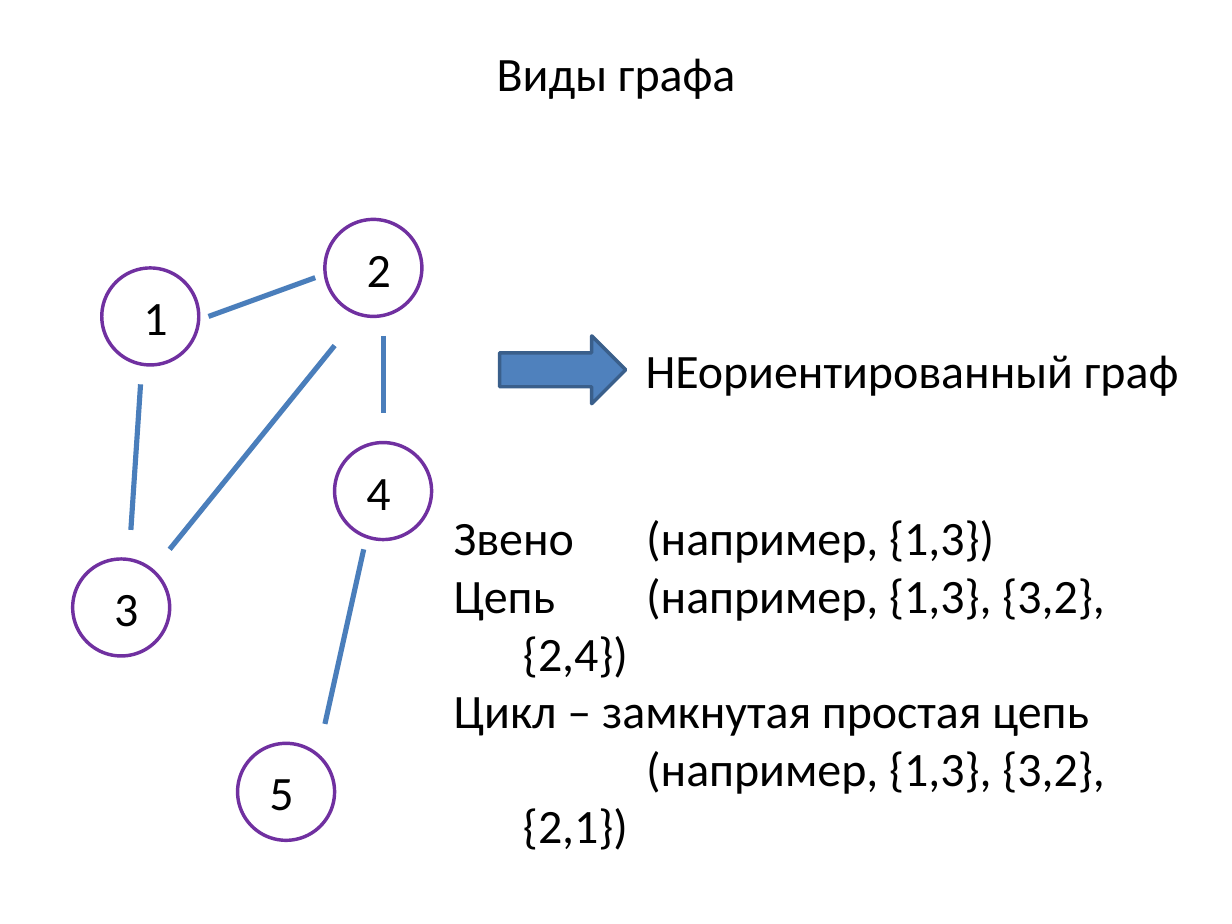
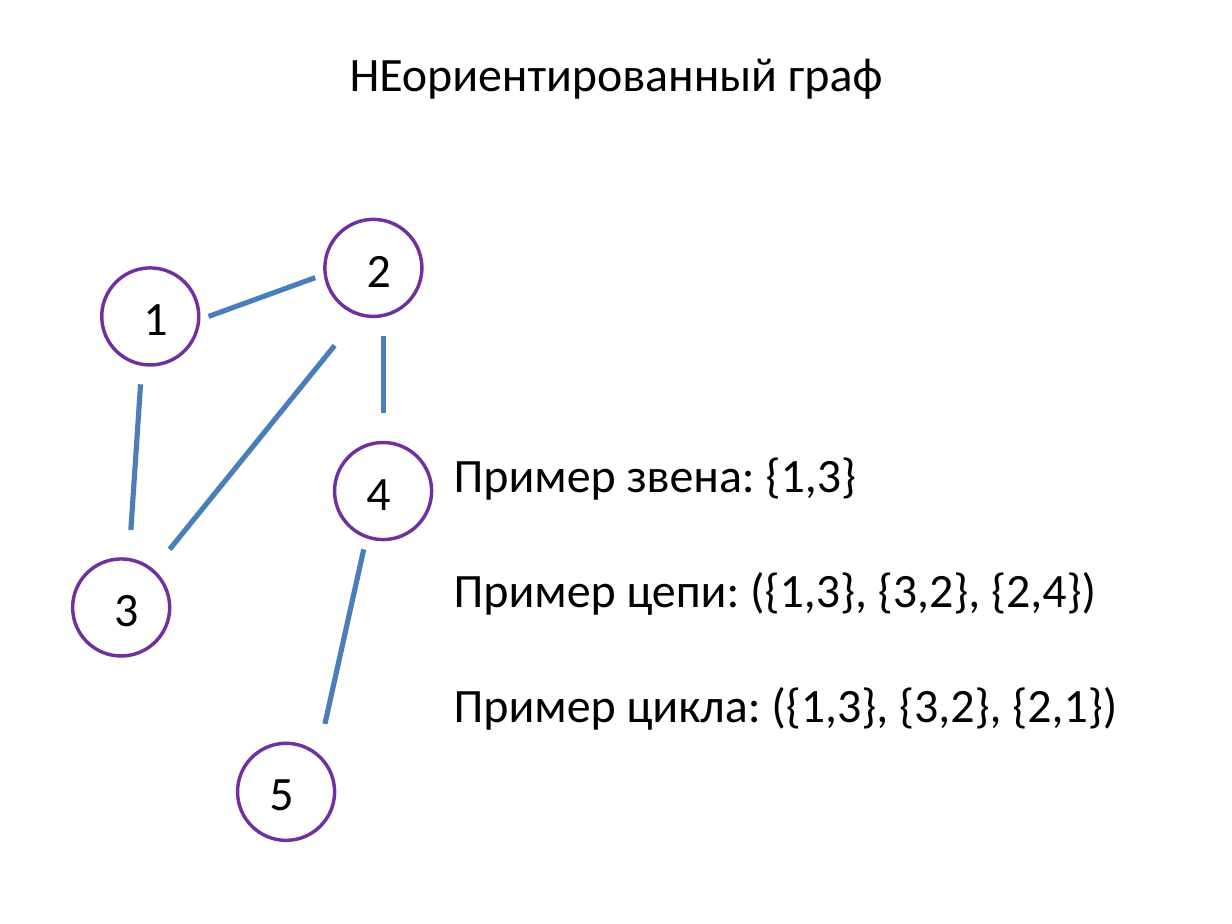
Before and after one commit to SteinbergOB/ANG, a slide deck: slide 35 of Презентации/Лекция 0.pptx (slide 40 before the commit). Drawn at 1232x924 pixels with LibreOffice and Linux fonts; fonts in the diff are those of the drawing. Boxes give left, top, right and bottom in pixels: in the first picture for what was removed or moved away, otherwise in the second. Text is boxed around its words. In the diff, an @@ line names an element or a change of style, - is before the commit and + after.

```diff
--- a/Презентации/Лекция 0.pptx
+++ b/Презентации/Лекция 0.pptx
@@ text at (x1=350, y1=58, x2=883, y2=99): text changed @@
-Виды графа
+НЕориентированный граф
@@ right arrow removed at (x1=500, y1=336, x2=626, y2=404) @@
@@ text removed at (x1=646, y1=355, x2=1179, y2=396) @@
-НЕориентированный граф
@@ text at (x1=454, y1=457, x2=1117, y2=730): text changed @@
-Звено (например, {1,3})
-Цепь (например, {1,3}, {3,2}, {2,4})
-Цикл – замкнутая простая цепь
-(например, {1,3}, {3,2}, {2,1})
+Пример звена: {1,3}
+Пример цепи: ({1,3}, {3,2}, {2,4})
+Пример цикла: ({1,3}, {3,2}, {2,1})
```
Also in this commit, not shown: 28 other slides changed, 42 slides added, 1 slide removed, 1 other file.
